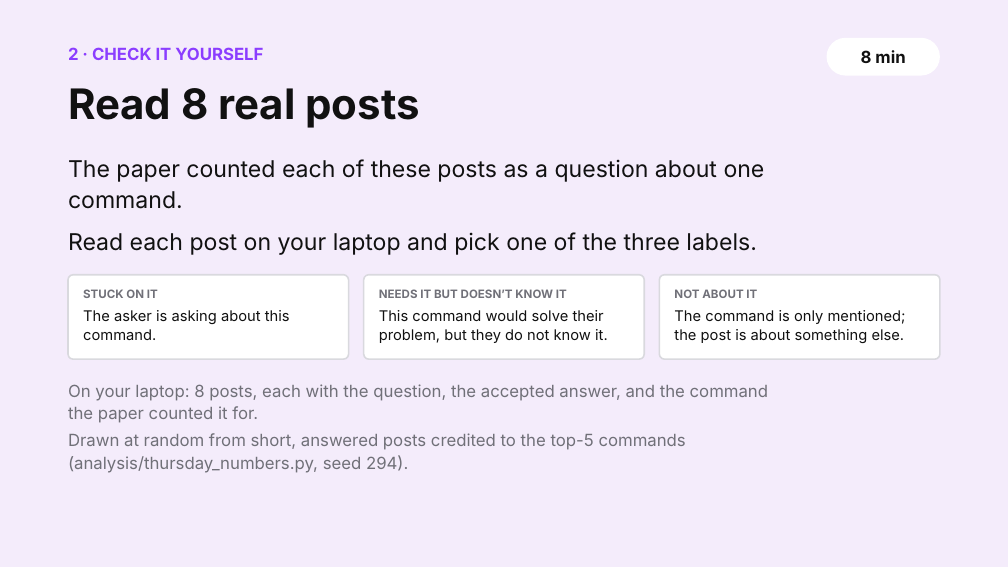
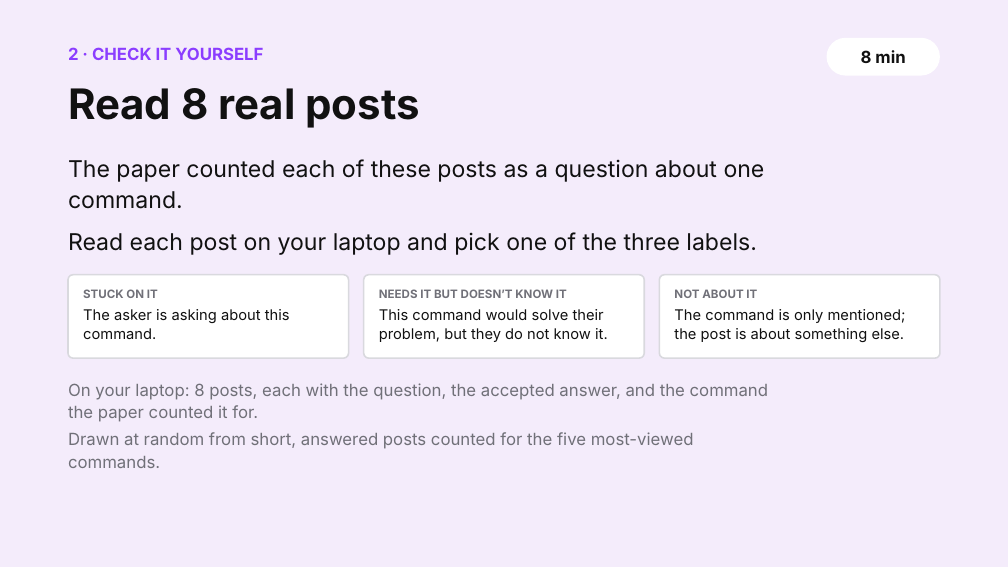
Before and after one commit to shubham3-ucb/cs294-pl, a slide deck: slide 7 of slides/thursday_app.pptx. Drawn at 1008x567 pixels with LibreOffice and Linux fonts; fonts in the diff are those of the drawing. Boxes give left, top, right and bottom in pixels: in the first picture for what was removed or moved away, otherwise in the second. Text is boxed around its words. In the diff, an @@ line names an element or a change of style, - is before the commit and + after.

```diff
--- a/slides/thursday_app.pptx
+++ b/slides/thursday_app.pptx
@@ text at (x1=68, y1=432, x2=694, y2=468): text changed @@
-Drawn at random from short, answered posts credited to the top-5 commands (analysis/thursday_numbers.py, seed 294).
+Drawn at random from short, answered posts counted for the five most-viewed commands.
```
Also in this commit, not shown: 5 other slides changed, 16 other files.
